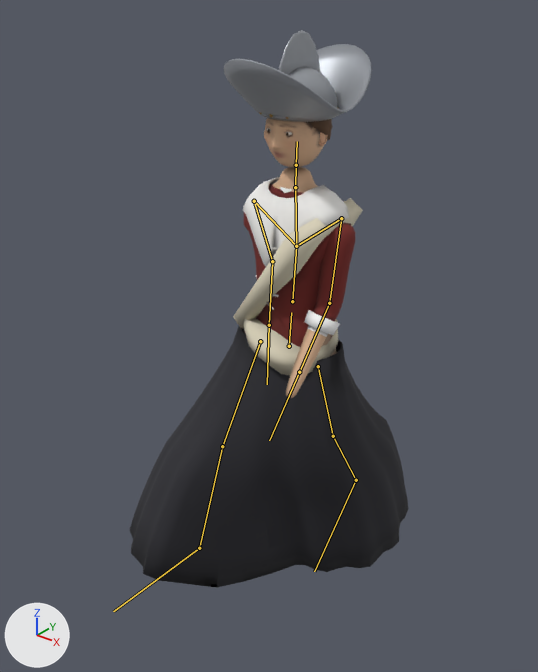
An edit to the glTF model reckoning/models/watchwoman.glb, drawn before and after from the same camera.
One viewpoint serves both versions: a 50 mm lens placed at (1.377, -1.824, 2.079), pointed at (-0.064, -0.023, 0.962). The lights are fixed; the arrows at lower left show +X, +Y and +Z. The first picture is the older version. Both versions are drawn at frame 25 of the action 'Walk'; the numbers are the values there. The bones that change, and the others that lie on the model, are drawn over the model as lines.

In view in the first picture: 'watchwoman_body', 'watchwoman_eyes', 'watchwoman_hair', 'watchwoman_hat', 'watchwoman_linen', 'watchwoman_metal', 'watchwoman_sash', 'watchwoman_skin', 'watchwoman_skirt'.
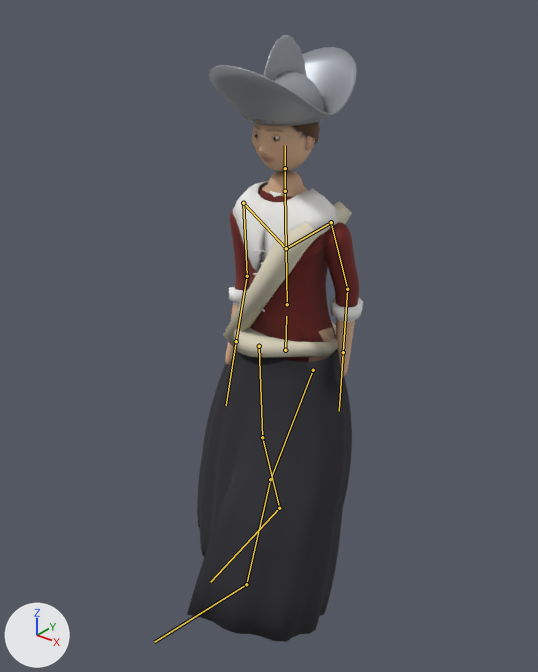
Boxes [x1, y1, x2, y2] around the edits, measured in the pictures (538 x 672 px):
'watchwoman_skirt', posed (41% narrower, 12% taller): before [130, 327, 408, 588]; after [187, 349, 352, 642]
'watchwoman_body', posed: before [243, 167, 355, 398]; after [225, 170, 359, 377]
'watchwoman_hat', posed: before [224, 30, 372, 122]; after [209, 35, 357, 126]
'watchwoman_sash', posed (12% shorter): before [233, 198, 363, 375]; after [223, 201, 352, 357]
'watchwoman_linen', posed (26% wider, 11% shorter): before [243, 177, 349, 335]; after [229, 181, 363, 321]
'watchwoman_skin', posed: before [264, 118, 327, 167]; after [252, 123, 315, 171]
'watchwoman_hair', posed: before [309, 119, 333, 141]; after [296, 122, 320, 144]
'watchwoman_eyes', posed (11% shorter): before [267, 128, 292, 136]; after [255, 133, 279, 140]
'watchwoman_metal', posed (mostly hidden): before [259, 107, 339, 119]; after [246, 110, 326, 124]
bone 'hips', root to tip: before (289, 346) to (291, 312); after (285, 350) to (286, 316)
bone 'spine', root to tip: before (292, 301) to (296, 246); after (287, 304) to (286, 248)
bone 'chest', root to tip: before (296, 246) to (295, 187); after (286, 248) to (285, 191)
bone 'neck', root to tip: before (295, 187) to (296, 165); after (285, 191) to (285, 168)
bone 'upper_arm.L', root to tip: before (341, 218) to (329, 303); after (331, 222) to (347, 289)
bone 'forearm.L', root to tip: before (329, 303) to (299, 372); after (347, 289) to (343, 352)
bone 'upper_arm.R', root to tip: before (254, 201) to (272, 261); after (243, 203) to (247, 276)
bone 'forearm.R', root to tip: before (272, 261) to (269, 325); after (247, 276) to (236, 341)
bone 'thigh.L', root to tip: before (318, 366) to (333, 436); after (313, 370) to (270, 479)
bone 'shin.L', root to tip: before (333, 436) to (356, 480); after (270, 479) to (246, 584)
bone 'foot.L', root to tip: before (356, 480) to (314, 571); after (246, 584) to (154, 642)
bone 'thigh.R', root to tip: before (260, 341) to (222, 446); after (259, 346) to (262, 437)
bone 'foot.R', root to tip: before (199, 548) to (113, 611); after (279, 508) to (210, 582)

The change in detail:
Bone 'hips' (bone_hips) moves from (0.0, 0.0, -0.008) to (-0.008, -0.014, 0.0).
Bone 'hips' (bone_hips) turns from (0, 0, -4) to (0, -4, -1) degrees about its own x, y and z.
Bone 'spine' (bone_spine) turns from (2, 0, -1) to (2, 0, 1) degrees about its own x, y and z.
Bone 'chest' (bone_chest) turns from (0, 0, 6) to (1, 5, 0) degrees about its own x, y and z.
Bone 'neck' (bone_neck) turns from (-1, 0, -3) to (-2, -1, 0) degrees about its own x, y and z.
Bone 'upper_arm.L' (bone_upper_arm_l) turns from (-17, 0, 6) to (13, 0, 6) degrees about its own x, y and z.
Bone 'forearm.L' (bone_forearm_l) turns from (-13, 0, 0) to (-10, 0, 0) degrees about its own x, y and z.
Bone 'upper_arm.R' (bone_upper_arm_r) turns from (17, 0, -6) to (-4, 0, -5) degrees about its own x, y and z.
Bone 'forearm.R' (bone_forearm_r) turns from (-19, 0, 0) to (-12, 0, 0) degrees about its own x, y and z.
Bone 'thigh.L' (bone_thigh_l) turns from (25, 0, 1) to (-27, 0, 1) degrees about its own x, y and z.
Bone 'shin.L' (bone_shin_l) turns from (3, 0, 0) to (7, 0, 0) degrees about its own x, y and z.
Bone 'foot.L' (bone_foot_l) turns from (7, 0, 0) to (-6, 0, 0) degrees about its own x, y and z.
Bone 'thigh.R' (bone_thigh_r) turns from (-27, 0, -1) to (5, 0, -1) degrees about its own x, y and z.
Bone 'foot.R' (bone_foot_r) turns from (0, 0, 0) to (-11, 0, 0) degrees about its own x, y and z.
